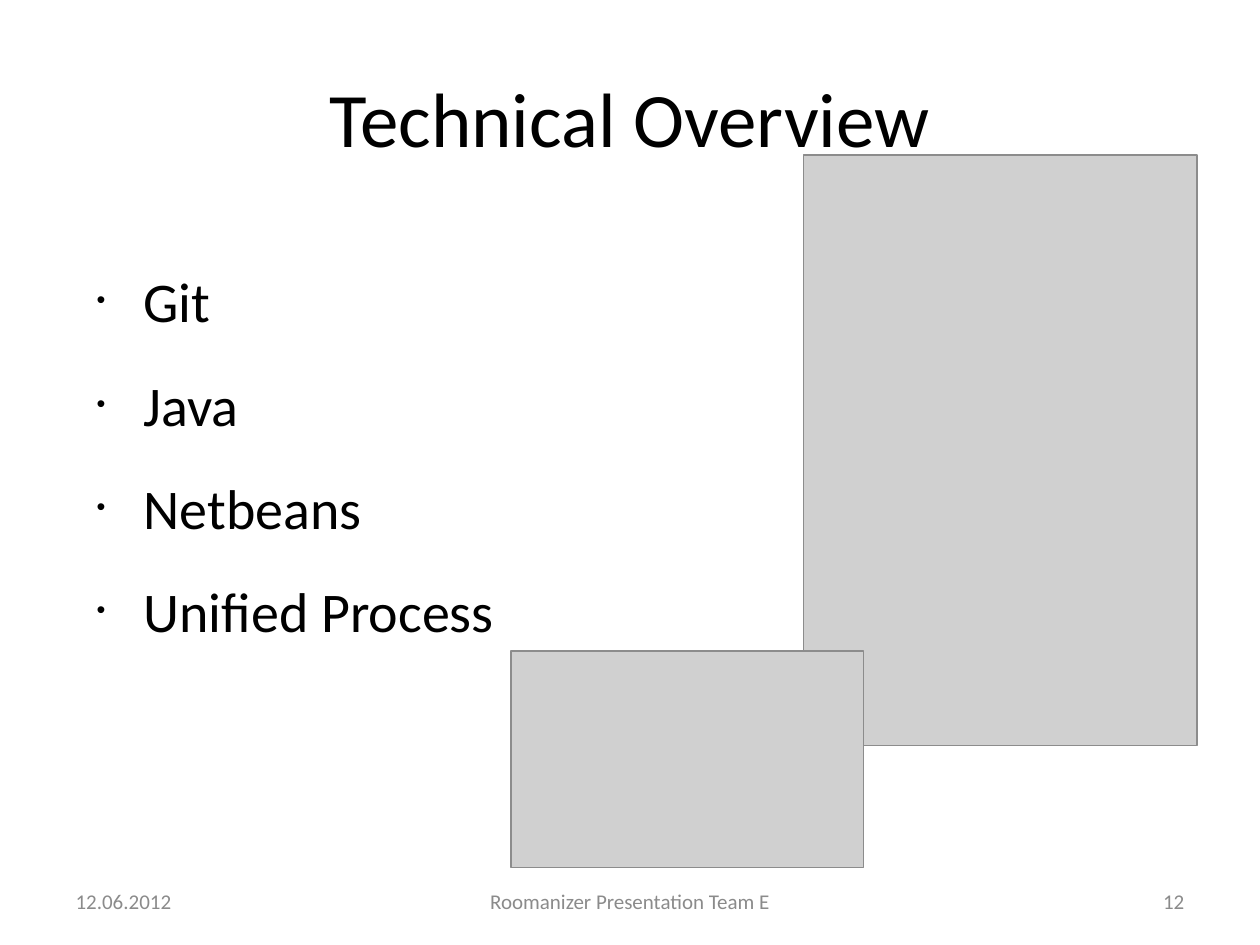
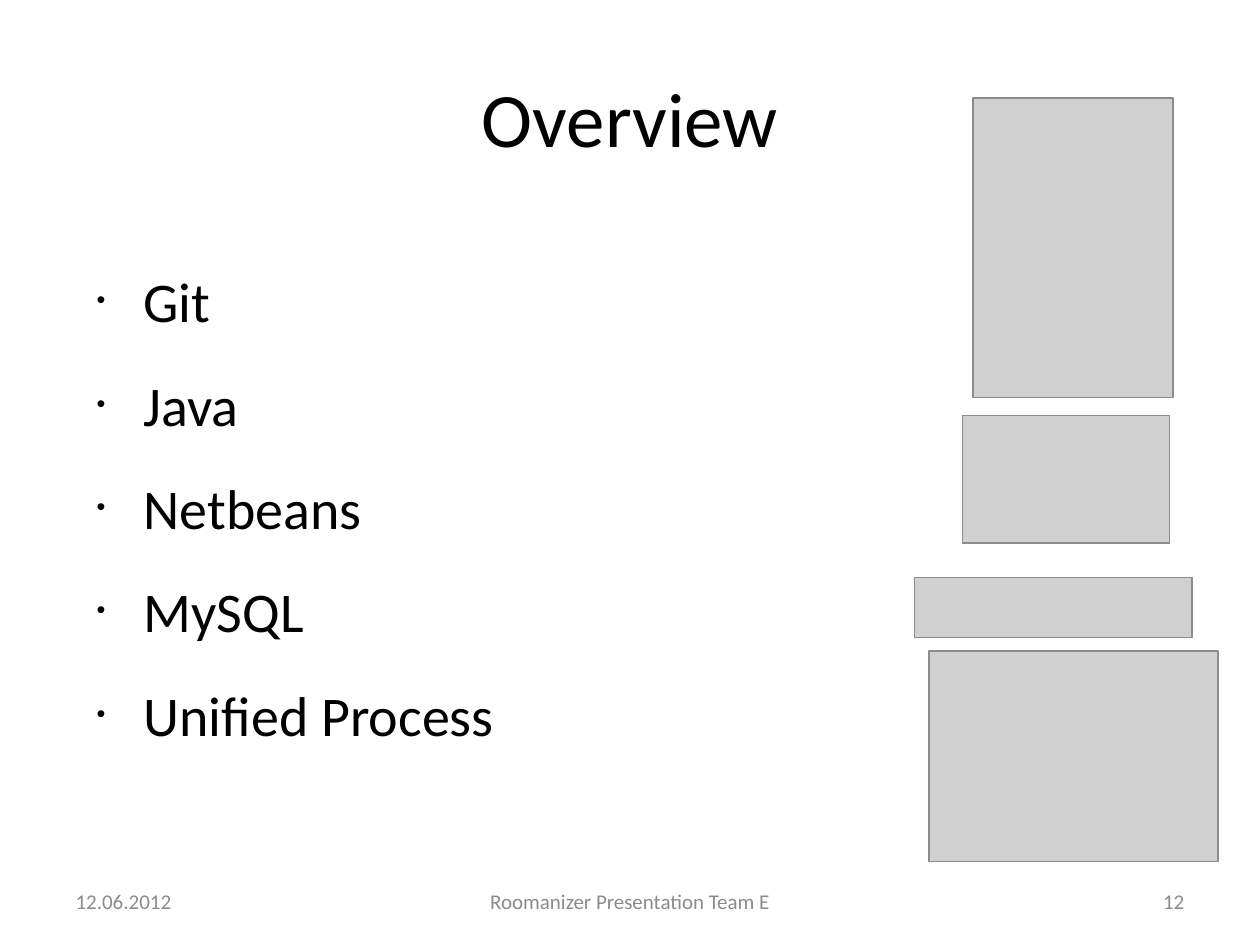
Before and after one commit to markusmo/HotelSoftware, a slide deck: slide 12 of Documentation/Praesentation/PresentationRoomanizer.pptx. Drawn at 1260x945 pixels with LibreOffice and Linux fonts; fonts in the diff are those of the drawing; grey boxes stand for pictures. Boxes give left, top, right and bottom in pixels: in the first picture for what was removed or moved away, otherwise in the second. Text is boxed around its words. In the diff, an @@ line names an element or a change of style, - is before the commit and + after.

```diff
--- a/Documentation/Praesentation/PresentationRoomanizer.pptx
+++ b/Documentation/Praesentation/PresentationRoomanizer.pptx
@@ title at (482,94,778,148): text changed @@
-Technical Overview
+Overview
@@ picture: place and size @@
-picture at (804,155,1197,746)
+picture at (973,98,1173,398)
@@ picture added at (963,416,1171,543) @@
@@ text at (144,595,304,641): paragraph added @@
+• MySQL
@@ picture added at (915,577,1192,638) @@
@@ picture removed at (512,651,864,868) @@
@@ picture added at (929,651,1217,862) @@
```
Also in this commit, not shown: 8 other slides changed.
